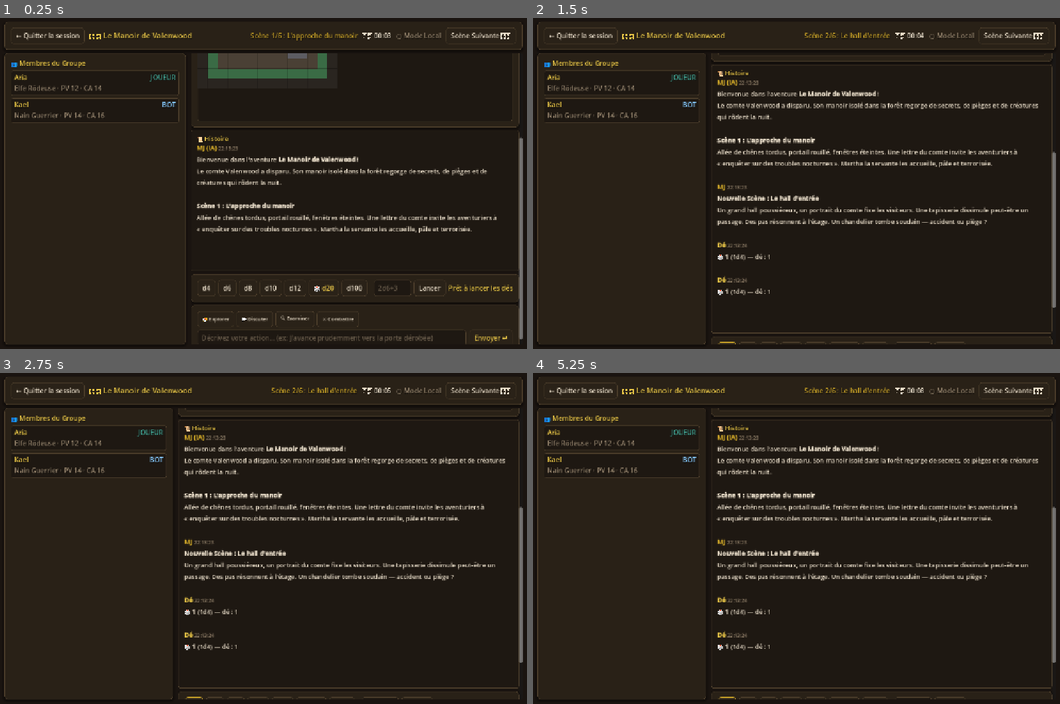
Above: before the commit, frames 1-4 (two rows, left to right).
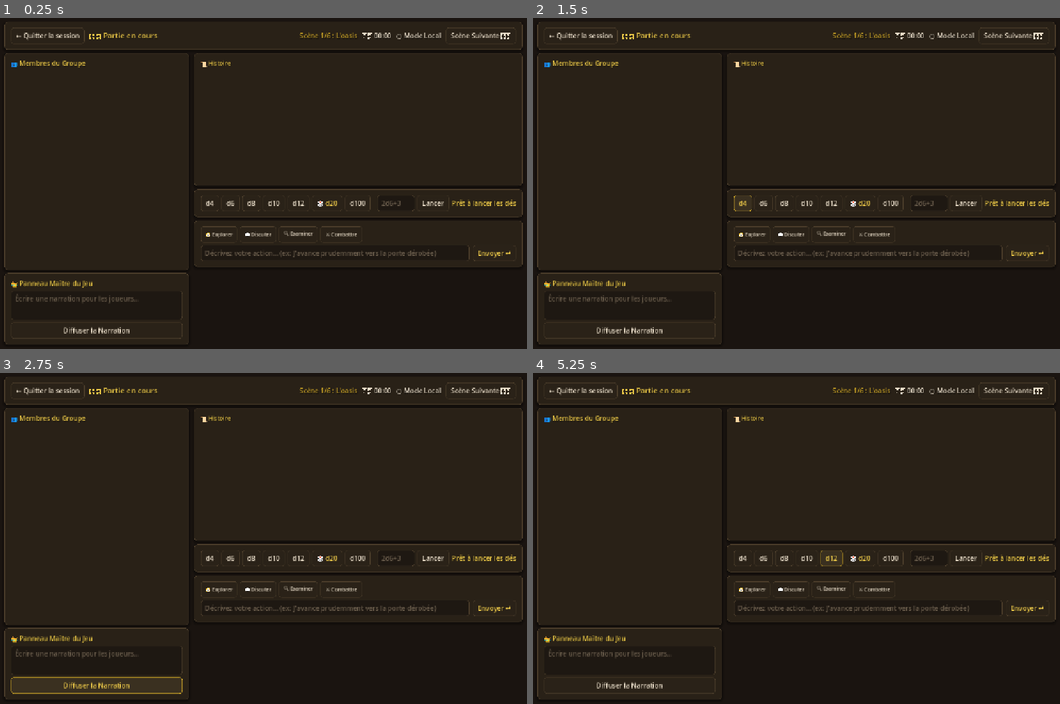
Above: after the commit, the same moments.

Repository: Poisson48/OpenQuest_jdr
Game: Godot game, scene res://scenes/session/session.tscn
The game is run twice, just before and just after one commit, with the same random seed, the same clock (stepped at 60 frames per second) and the same inputs. This scene is started directly instead of the project's main scene.
Inputs (mouse positions are in pixels of both pictures, inside the frame that each line leads up to):
- Up to frame 1 (0.25 s): no input
- Up to frame 2 (1.5 s): click "Scène Suivante ⏭️" at 0.5 s; click "d4" at 1.25 s
- Up to frame 3 (2.75 s): click (94, 684) at 2 s, where only the run after the commit has a clickable "Diffuser la Narration"
- Up to frame 4 (5.25 s): click (764, 558) at 2.75 s, where only the run after the commit has a clickable "d6"; click (785, 558) at 3.5 s, where only the run after the commit has a clickable "d8"; click (807, 558) at 4.25 s, where only the run after the commit has a clickable "d10"; click (833, 558) at 5 s, where only the run after the commit has a clickable "d12"

The runs differ from the first frame. In frame 1, 9.6% of the frame differs, in the area x 0-100%, y 4-99%; in frame 2, 7.9%; in frame 3, 8.1%; in frame 4, 8.0%.
Error after the commit: Parse Error: Cannot infer the type of "last_is_dice" variable because the value doesn't have a set type. (res://scripts/session.gd:340)

Commit message:
Fix scroll au lancer de dé et accès panneau MJ réservé au MJ.
Les jets de dés conservent la position de scroll, et en multijoueur seul le MJ voit les contrôles de narration et de changement de scène.

Co-authored-by: Cursor <cursoragent@cursor.com>

Diff:
--- a/game/scripts/session.gd
+++ b/game/scripts/session.gd
@@ -256,13 +256,27 @@
 	else:
 		scene_progress_lbl.text = "Épilogue"
 
-	# Affiche le GM panel uniquement si mode GM humain
-	gm_panel.visible = state.get("gmType", "ai") == "human"
+	# Panneau MJ : mode humain uniquement, et seulement pour le MJ en ligne
+	var show_gm := _is_human_gm_user()
+	gm_panel.visible = show_gm
+	btn_advance_scene.visible = show_gm
+	btn_gm_send.visible = show_gm
+	gm_input.editable = show_gm
 
 	_render_party_list()
 	_render_log()
 	if map_panel and map_panel.has_method("refresh"):
 		map_panel.refresh()
+
+func _is_human_gm_user() -> bool:
+	var state := GameData.active_game
+	if state.get("gmType", "ai") != "human":
+		return false
+	if MultiplayerManager.is_p2p_active() and MultiplayerManager.is_in_room():
+		return MultiplayerManager.is_mj() or MultiplayerManager.is_game_master()
+	if NetworkClient.is_server_connected():
+		return NetworkClient.is_host()
+	return true
 
 func _render_party_list() -> void:
 	for child in party_container.get_children():
@@ -321,12 +335,26 @@
 		party_container.add_child(panel)
 
 func _render_log() -> void:
+	var saved_scroll := _get_session_scroll()
+	var log_entries: Array = GameData.active_game.get("log", [])
+	var last_is_dice := not log_entries.is_empty() and log_entries[-1].get("type", "") == "dice"
+
 	log_label.text = ""
-	var log_entries: Array = GameData.active_game.get("log", [])
 	for entry in log_entries:
-		_append_log_entry_bbcode(entry)
+		_append_log_entry_bbcode(entry, false)
 	call_deferred("_sync_log_layout")
-	call_deferred("_scroll_session_to_bottom")
+	if last_is_dice:
+		call_deferred("_restore_session_scroll", saved_scroll)
+	else:
+		call_deferred("_scroll_session_to_bottom")
+
+func _get_session_scroll() -> float:
+	var main_area: VBoxContainer = $MainLayout/ContentSplit/MainGameArea
+	if not main_area.has_node("SessionScroll"):
+		return 0.0
+	var scroll: ScrollContainer = main_area.get_node("SessionScroll")
+	var bar := scroll.get_v_scroll_bar()
+	return bar.value if bar else 0.0
 
 func _scroll_session_to_bottom() -> void:
 	await get_tree().process_frame
@@ -338,7 +366,18 @@
 	if bar:
 		bar.value = bar.max_value
 
-func _append_log_entry_bbcode(entry: Dictionary) -> void:
+func _restore_session_scroll(saved: float) -> void:
+	await get_tree().process_frame
+	await get_tree().process_frame
+	var main_area: VBoxContainer = $MainLayout/ContentSplit/MainGameArea
+	if not main_area.has_node("SessionScroll"):
+		return
+	var scroll: ScrollContainer = main_area.get_node("SessionScroll")
+	var bar := scroll.get_v_scroll_bar()
+	if bar:
+		bar.value = clampf(saved, 0.0, bar.max_value)
+
+func _append_log_entry_bbcode(entry: Dictionary, auto_scroll: bool = true) -> void:
 	var author: String = entry.get("author", "Inconnu")
 	var type: String = entry.get("type", "player")
 	var text: String = entry.get("text", "")
@@ -360,9 +399,16 @@
 	var formatted := "[color=#%s][font_size=15][b]%s[/b][/font_size][/color] [color=#9a8870][font_size=12]%s[/font_size][/color]\n[font_size=15]%s[/font_size]\n\n" % [
 		author_color, author, time, text
 	]
+	var is_dice := type == "dice"
+	var saved_scroll := _get_session_scroll() if (auto_scroll and is_dice) else -1.0
 	log_label.append_text(formatted)
 	call_deferred("_sync_log_layout")
-	call_deferred("_scroll_session_to_bottom")
+	if not auto_scroll:
+		return
+	if is_dice:
+		call_deferred("_restore_session_scroll", saved_scroll)
+	else:
+		call_deferred("_scroll_session_to_bottom")
 
 func _on_send_action_pressed() -> void:
 	var action_text := input_action.text.strip_edges()
@@ -443,17 +489,21 @@
 		})
 
 func _roll_dice_formula(formula: String) -> void:
+	var saved_scroll := _get_session_scroll()
 	if MultiplayerManager.is_p2p_active() and GameData.has_active_game():
 		MultiplayerManager.client_request_dice_roll(formula)
+		call_deferred("_restore_session_scroll", saved_scroll)
 		return
 
 	if NetworkClient.is_server_connected():
 		NetworkClient.send_dice_roll(formula)
+		call_deferred("_restore_session_scroll", saved_scroll)
 		return
 
 	var res := GameData.roll_dice(formula)
 	if res.has("error"):
 		dice_result_lbl.text = str(res["error"])
+		call_deferred("_restore_session_scroll", saved_scroll)
 		return
 	var formatted := GameData.format_dice_result(res)
 	dice_result_lbl.text = formatted
@@ -464,7 +514,8 @@
 		"type": "dice",
 		"text": formatted,
 		"time": Time.get_time_string_from_system()
-	})
+	}, false)
+	call_deferred("_restore_session_scroll", saved_scroll)
 
 func _on_roll_custom_dice() -> void:
 	var f := custom_dice_input.text.strip_edges()
@@ -472,6 +523,8 @@
 		_roll_dice_formula(f)
 
 func _on_gm_send_pressed() -> void:
+	if not _is_human_gm_user():
+		return
 	var text := gm_input.text.strip_edges()
 	if text.is_empty():
 		return
@@ -486,6 +539,8 @@
 	})
 
 func _on_advance_scene_pressed() -> void:
+	if not _is_human_gm_user():
+		return
 	if MultiplayerManager.is_p2p_active():
 		MultiplayerManager.client_advance_scene()
 		_refresh_session_ui()
Not shown, changed: js/game.js
